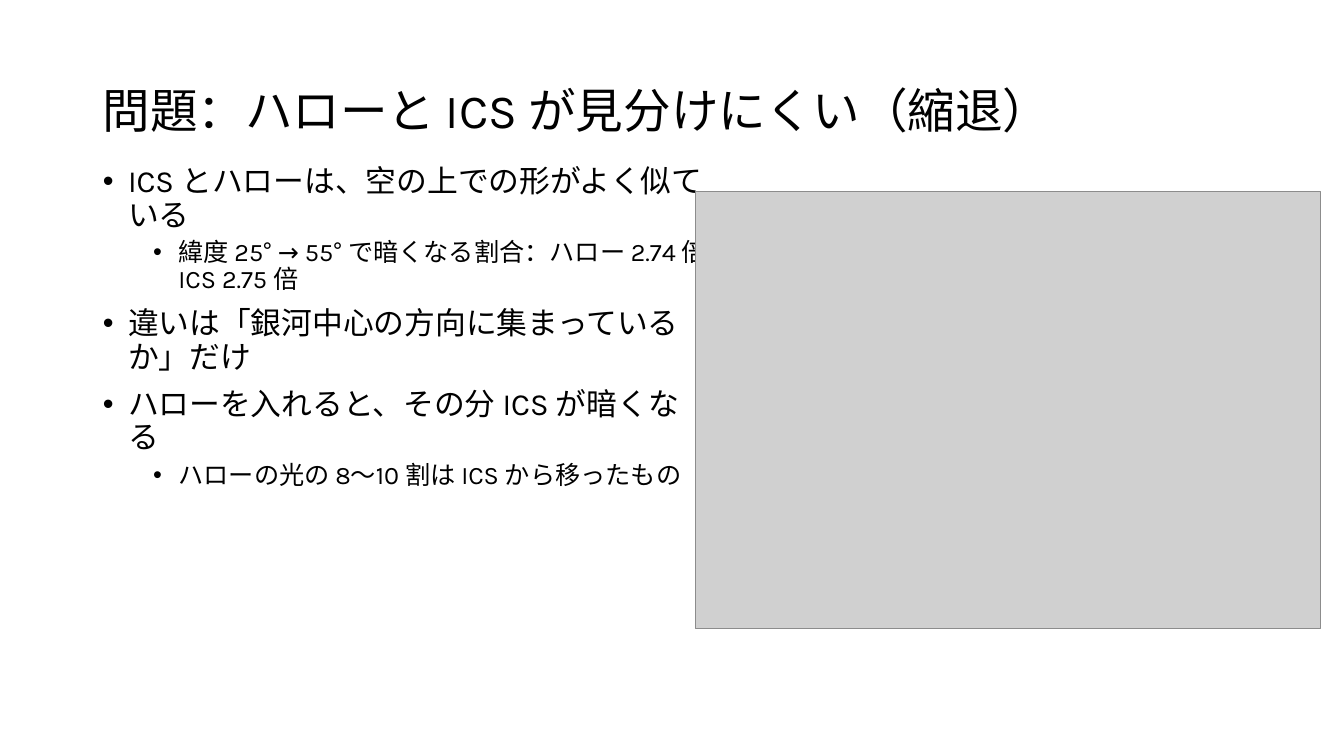
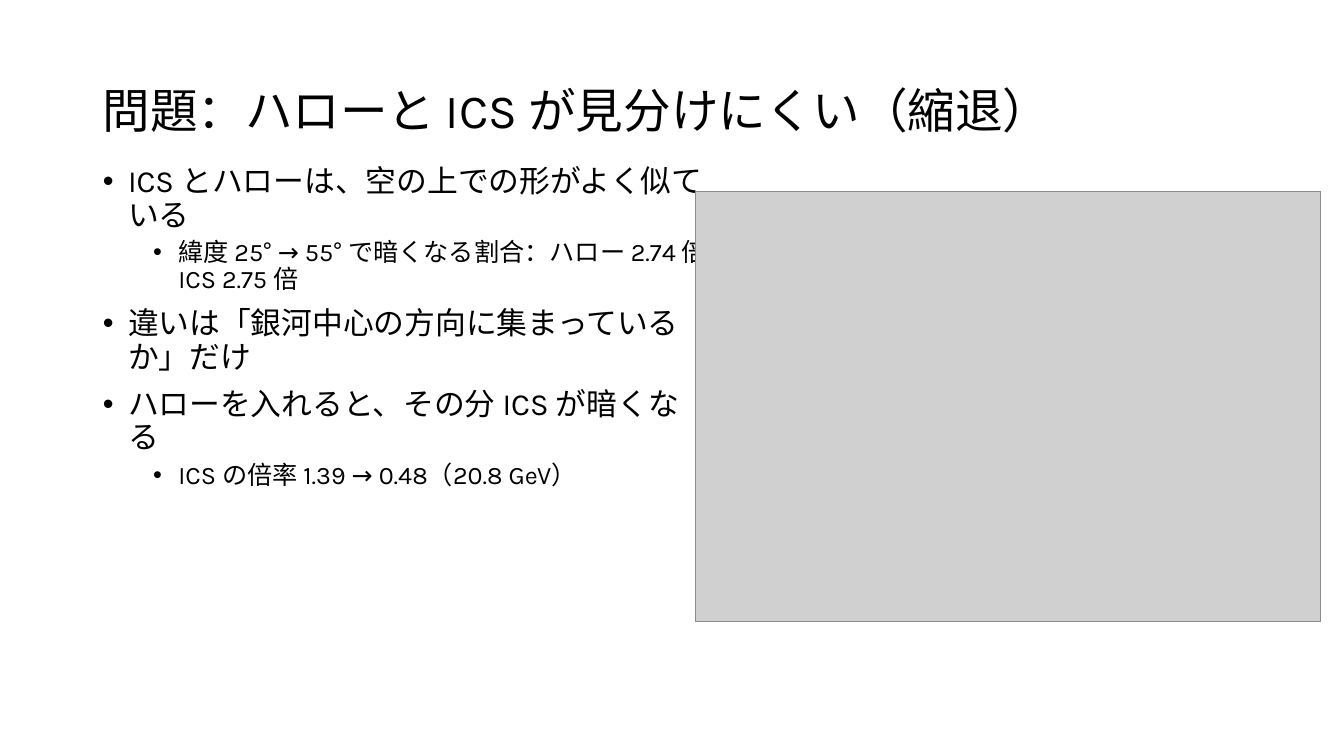
Before and after one commit to Mikann20041029/darkmatter-slides, a slide deck: slide 12 of slides/2026-10-02_研究進捗報告_claude.pptx. Drawn at 1344x756 pixels with LibreOffice and Linux fonts; fonts in the diff are those of the drawing; grey boxes stand for pictures. Boxes give left, top, right and bottom in pixels: in the first picture for what was removed or moved away, otherwise in the second. Text is boxed around its words. In the diff, an @@ line names an element or a change of style, - is before the commit and + after.

```diff
--- a/slides/2026-10-02_研究進捗報告_claude.pptx
+++ b/slides/2026-10-02_研究進捗報告_claude.pptx
@@ picture resized from (x1=696, y1=192, x2=1321, y2=629) to (x1=696, y1=192, x2=1321, y2=621) @@
@@ text at (x1=178, y1=462, x2=577, y2=487): text changed @@
-  • ハローの光の 8〜10 割は ICS から移ったもの
+  • ICS の倍率 1.39 → 0.48（20.8 GeV）
```
Also in this commit, not shown: 13 other slides changed, 34 other files.
